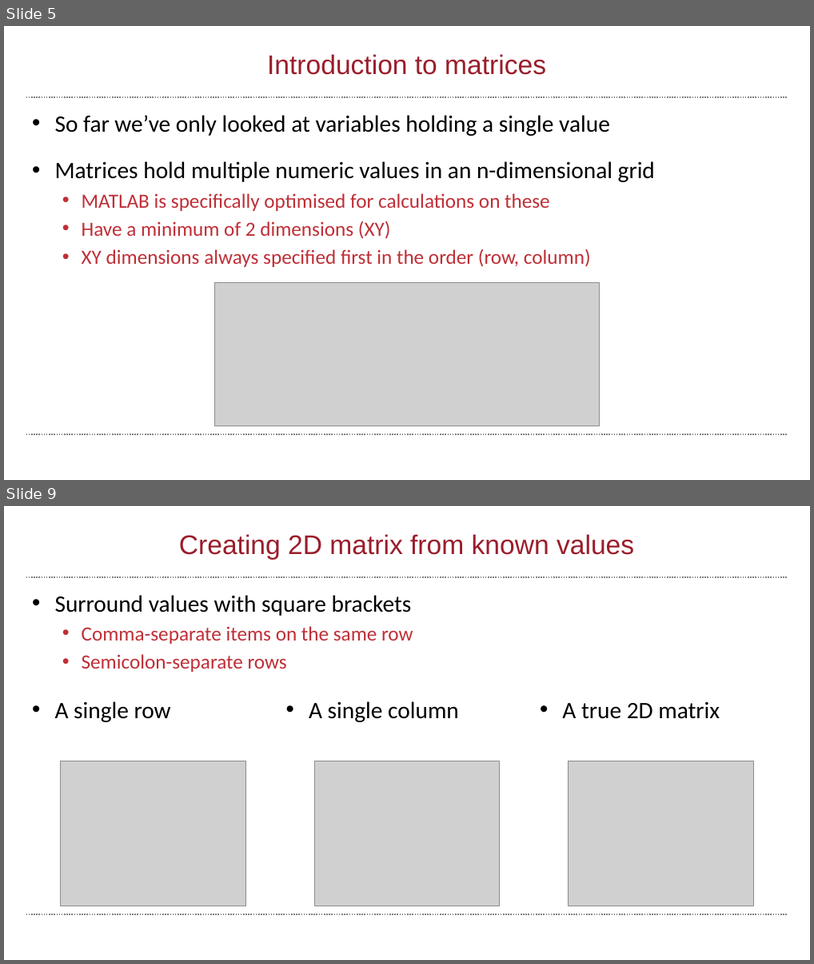
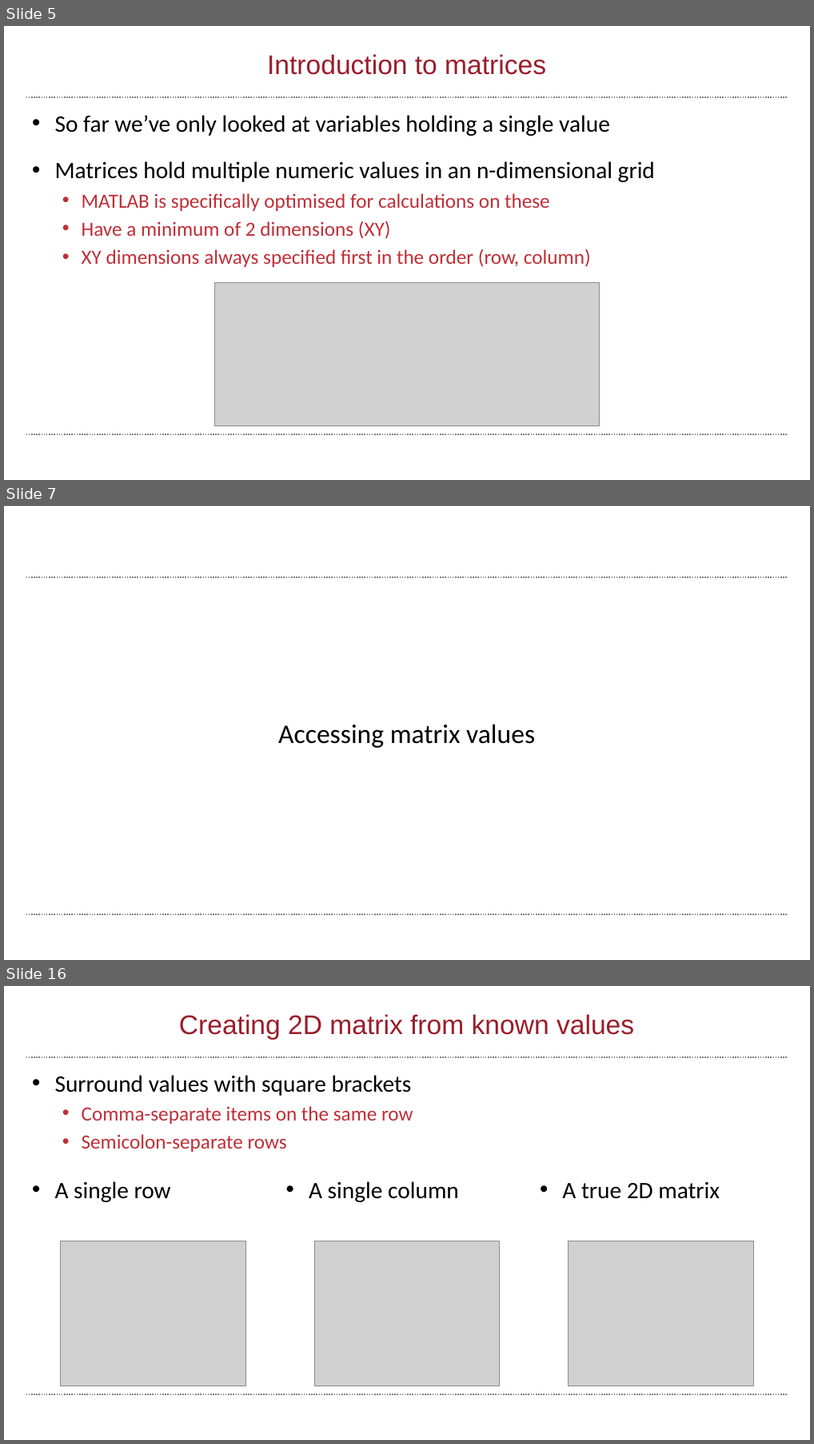
Before and after one commit to wbif-bristol/MATLAB-course, a slide deck: Session 2 - Matrices and image processing/MATLAB Session 2.pptx. Shown one above the other, each under a label of ours: slides 5 and 9 before the commit, slides 5, 7 and 16 after it; the slides between them are not shown. The pictures are 814x964 and 814x1444 pixels, drawn with LibreOffice and Linux fonts; fonts in the diff are those of the drawing; grey boxes stand for pictures; background and template pictures are left out. Boxes give left, top, right and bottom in pixels: in the first picture for what was removed or moved away, otherwise in the second. Text is boxed around its words. In the diff, an @@ line names an element or a change of style, - is before the commit and + after.

```diff
--- a/Session 2 - Matrices and image processing/MATLAB Session 2.pptx
+++ b/Session 2 - Matrices and image processing/MATLAB Session 2.pptx
@@ slide 7 added at box(4, 506, 810, 960), background #FFFFFF; not listed: 2 template elements that a slide beside it also shows @@
@@ text added at box(278, 724, 535, 748), 32 pt, text #000000 @@
+Accessing matrix values
@@ what was slide 9 is now slide 16 @@
```
Also in this commit, not shown: 1 slide changed, 9 other slides added, 2 slides removed.
